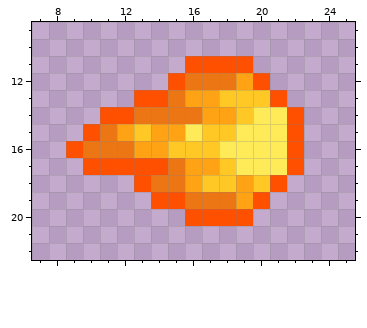
File history of a pixel-art sprite, img/projectiles/fire_bolt_right.png. Above: the version before the commit.
The file is 128x128 pixels, drawn in blocks of 4x4; one block is one cell here. Shown: x 7..25, y 9..22.
After:
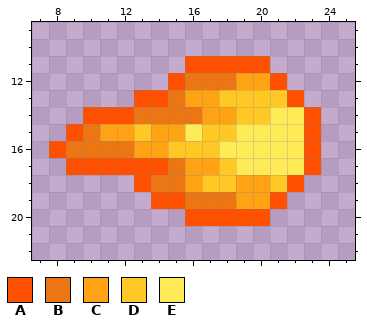
Palette (. is transparent): A #ff5000  B #ed7614  C #ffa214  D #ffc825  E #ffeb57
The edit:
Colour A now appears in row 11 at x 20; in row 12 at x 21; in row 13 at x 22; in row 14 at x 10 and 23; in row 15 at x 9 and 23; in row 16 at x 8 and 23.
Colour A now appears in row 17 at x 9 and 23; in row 18 at x 22; in row 19 at x 21; in row 20 at x 20.
The author changed colour A to colour B in row 15 at x 10; in row 16 at x 9.
The author changed colour A to colour C in row 12 at x 20; in row 19 at x 20.
The author changed colour B to colour C in row 15 at x 11.
The author changed colour D to colour C in row 18 at x 20.
The author changed colour A to colour D in row 13 at x 21; in row 18 at x 21.
The author changed colour E to colour D in row 14 at x 20.
The author changed colour A to colour E in rows 14 to 17 at x 22.
